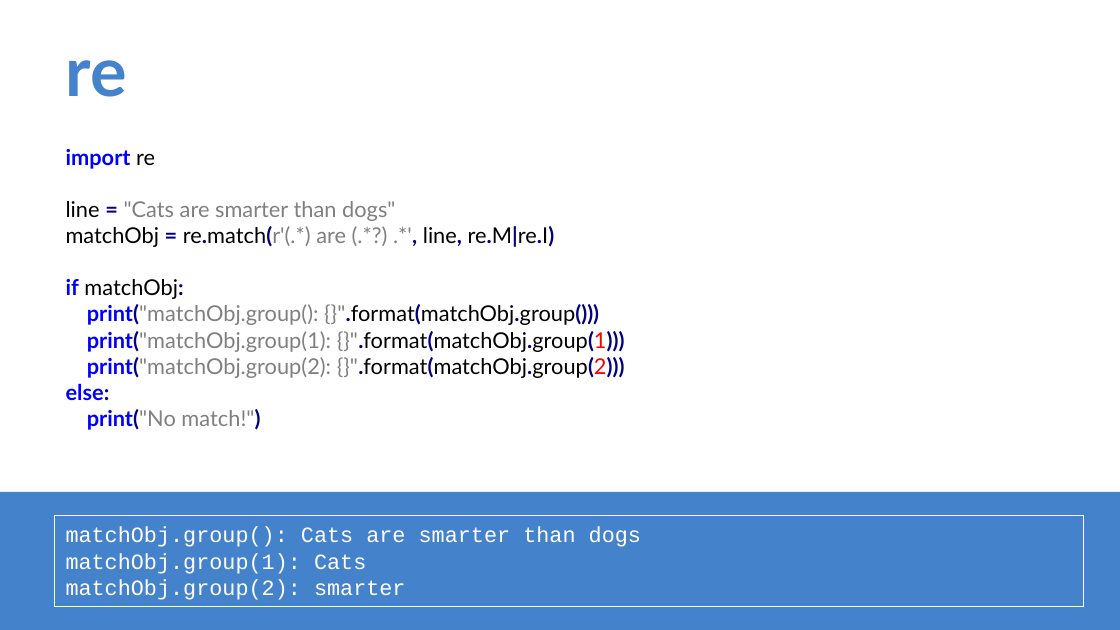
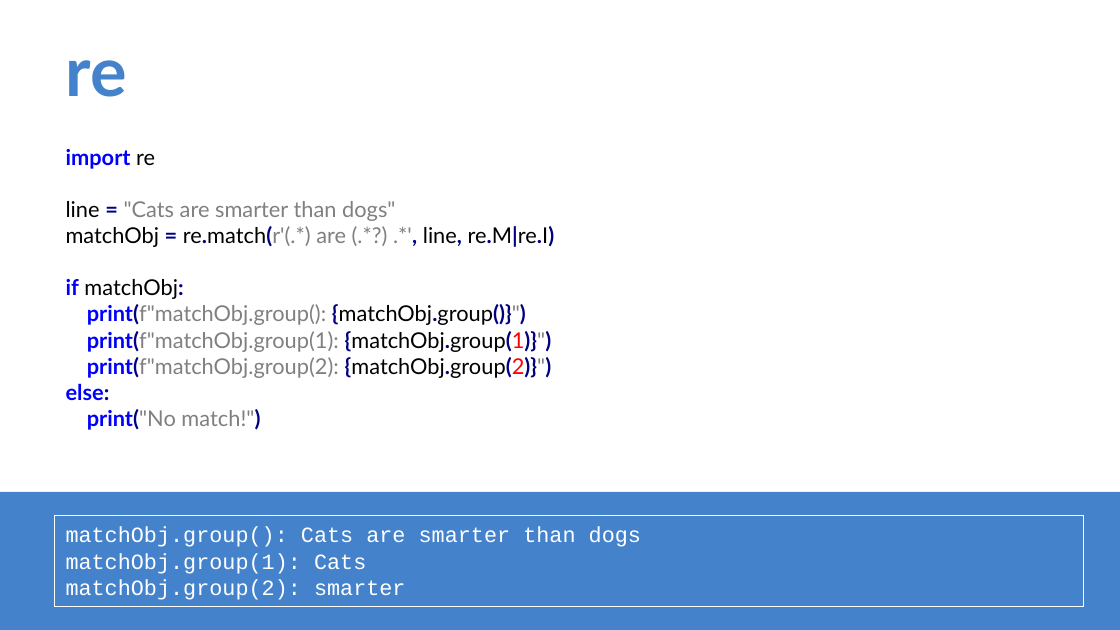
Before and after one commit to IlyaOrlov/PythonCourseKupno, a slide deck: slide 12 of Lectures/py_lec_7.pptx. Drawn at 1120x630 pixels with LibreOffice and Linux fonts; fonts in the diff are those of the drawing. Boxes give left, top, right and bottom in pixels: in the first picture for what was removed or moved away, otherwise in the second. Text is boxed around its words. In the diff, an @@ line names an element or a change of style, - is before the commit and + after.

```diff
--- a/Lectures/py_lec_7.pptx
+++ b/Lectures/py_lec_7.pptx
@@ text at (87,304,552,378): text changed @@
-print("matchObj.group(): {}".format(matchObj.group()))
-print("matchObj.group(1): {}".format(matchObj.group(1)))
-print("matchObj.group(2): {}".format(matchObj.group(2)))
+print(f"matchObj.group(): {matchObj.group()}")
+print(f"matchObj.group(1): {matchObj.group(1)}")
+print(f"matchObj.group(2): {matchObj.group(2)}")
```
Also in this commit, not shown: 3 other slides changed, 1 other file.
